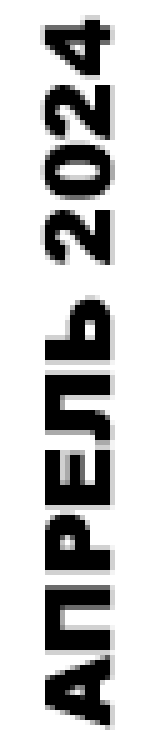
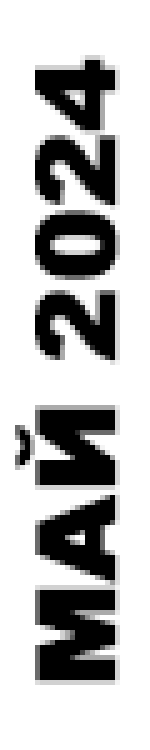
Revision of a layered 150x750 image; what changed, layer by layer:
renamed "АПРЕЛЬ 2024" to "МАЙ 2024", painted on it over (x1=15, y1=15, x2=120, y2=730)
